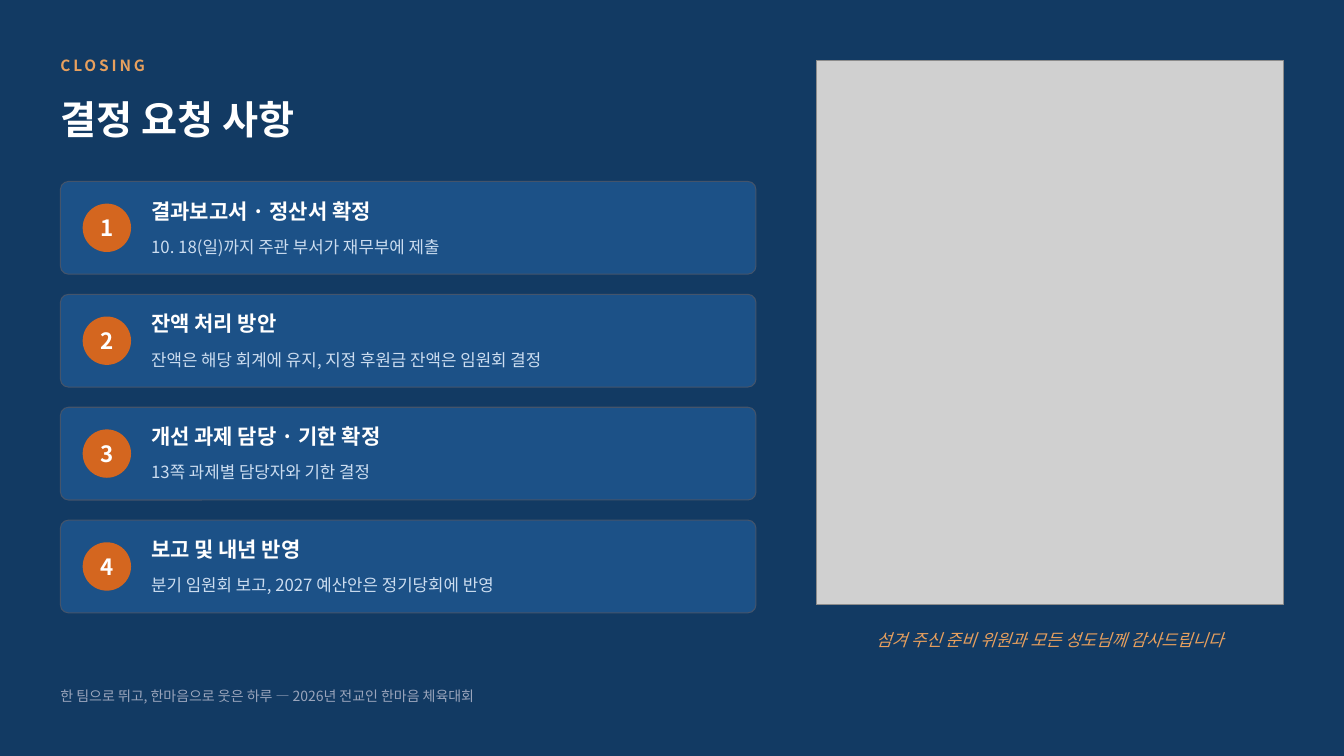
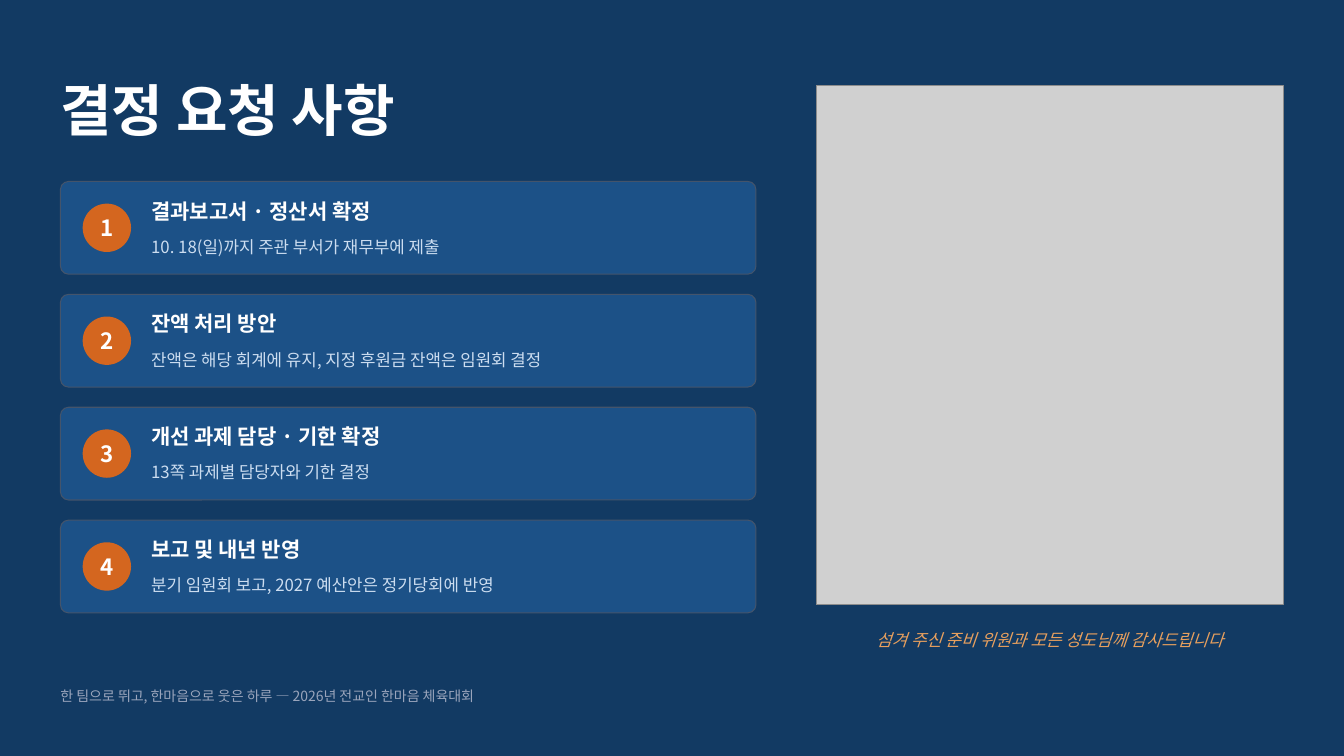
Before and after one commit to sungo-bae/miniature-octo-spoon, a slide deck: slide 15 of 2026_한마음체육대회_사후검토_1017.pptx (slide 14 before the commit). Drawn at 1344x756 pixels with LibreOffice and Linux fonts; fonts in the diff are those of the drawing; grey boxes stand for pictures; background and template pictures are left out. Boxes give left, top, right and bottom in pixels: in the first picture for what was removed or moved away, otherwise in the second. Text is boxed around its words. In the diff, an @@ line names an element or a change of style, - is before the commit and + after.

```diff
--- a/2026_한마음체육대회_사후검토_1017.pptx
+++ b/2026_한마음체육대회_사후검토_1017.pptx
@@ text removed at <box>60,59,144,71</box> @@
-CLOSING
@@ text "결정 요청 사항": place and size @@
-text "결정 요청 사항" at <box>60,101,294,138</box>
+text "결정 요청 사항" at <box>60,83,395,136</box>
@@ text "결정 요청 사항" at <box>60,83,395,136</box>: size 28 to 40 pt @@
@@ picture: place and size @@
-picture at <box>817,60,1284,605</box>
+picture at <box>817,86,1284,605</box>
```
Also in this commit, not shown: 13 other slides changed, 1 slide added.
